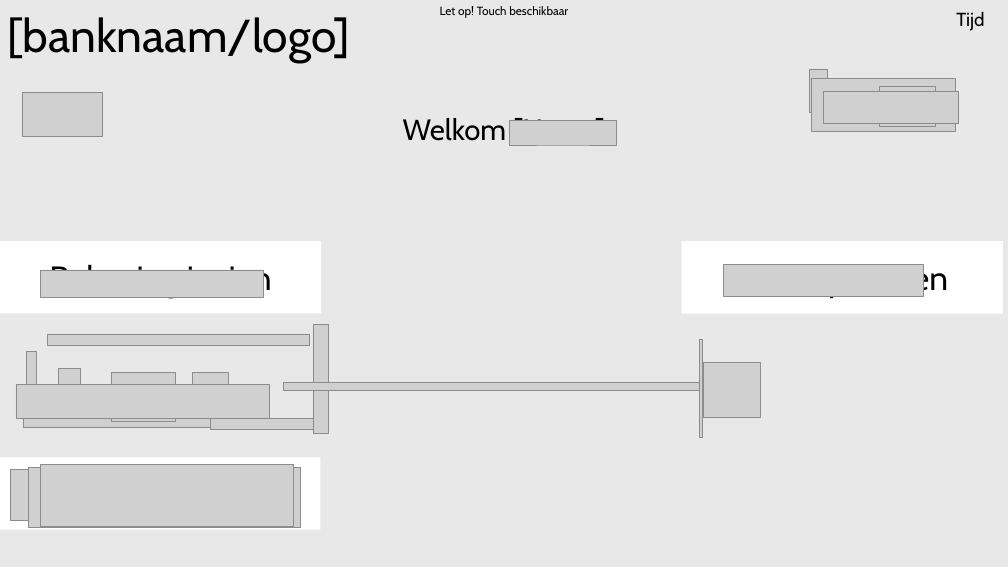
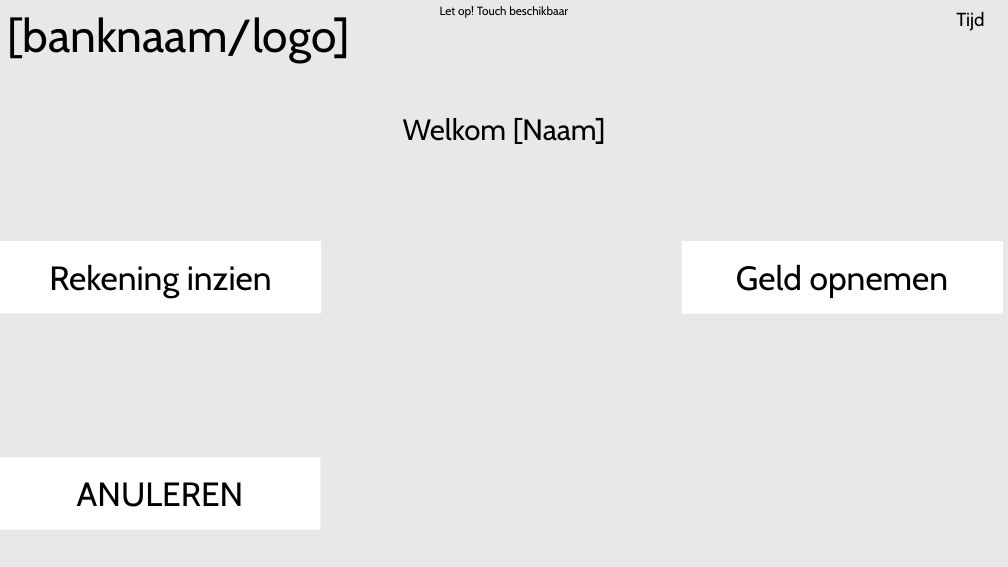
Before and after one commit to BruddaCode/Project-3-4-Bank, a slide deck: slide 7 of documentatie/ontwerpen/GUI/bank_GUI_SketchV2.ppt. Drawn at 1008x567 pixels with LibreOffice and Linux fonts; fonts in the diff are those of the drawing; grey boxes stand for pictures; background and template pictures are left out. Boxes give left, top, right and bottom in pixels: in the first picture for what was removed or moved away, otherwise in the second. Text is boxed around its words. In the diff, an @@ line names an element or a change of style, - is before the commit and + after.

```diff
--- a/documentatie/ontwerpen/GUI/bank_GUI_SketchV2.ppt
+++ b/documentatie/ontwerpen/GUI/bank_GUI_SketchV2.ppt
@@ picture removed at [809,69,827,112] @@
@@ picture removed at [812,78,955,131] @@
@@ picture removed at [879,86,935,127] @@
@@ picture removed at [22,92,103,137] @@
@@ picture removed at [824,91,958,122] @@
@@ picture removed at [861,91,877,119] @@
@@ picture removed at [509,120,617,144] @@
@@ picture removed at [723,264,923,296] @@
@@ picture removed at [40,270,264,297] @@
@@ group removed at [23,325,760,437]: 11 pictures @@
@@ picture removed at [16,384,269,418] @@
@@ picture removed at [11,469,242,520] @@
@@ picture removed at [29,467,300,527] @@
@@ picture removed at [41,465,293,527] @@
```
Also in this commit, not shown: 7 other slides changed, 1 slide added, 1 slide removed, 12 other files.
